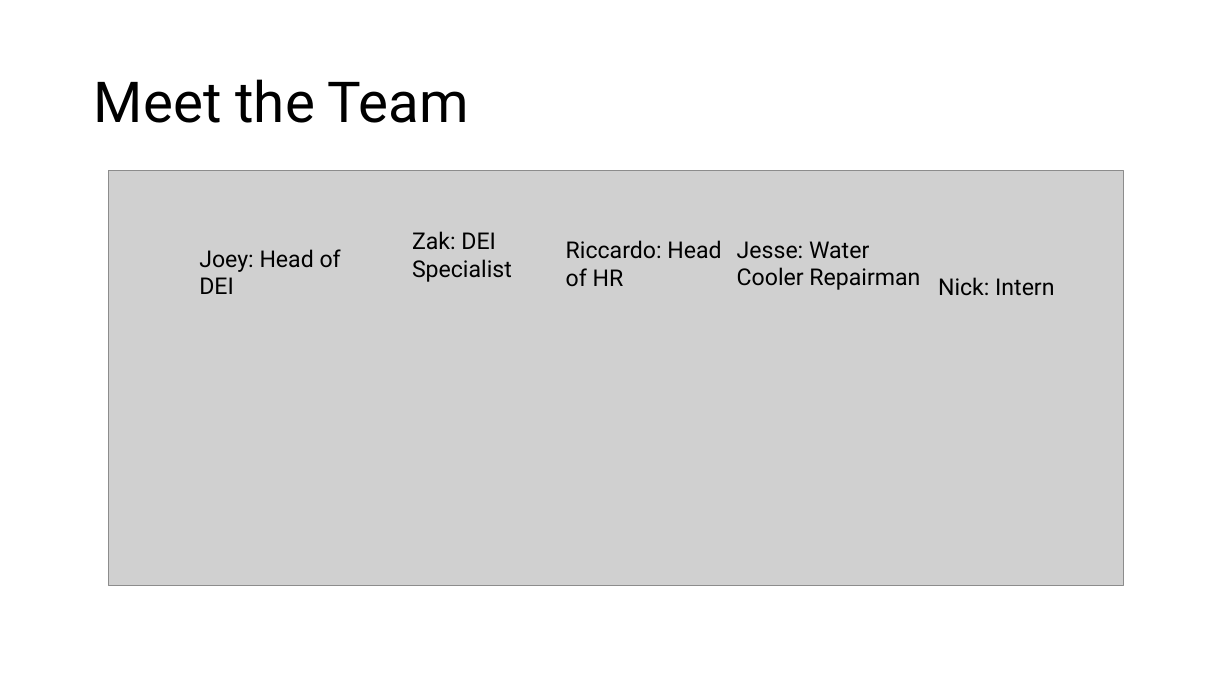
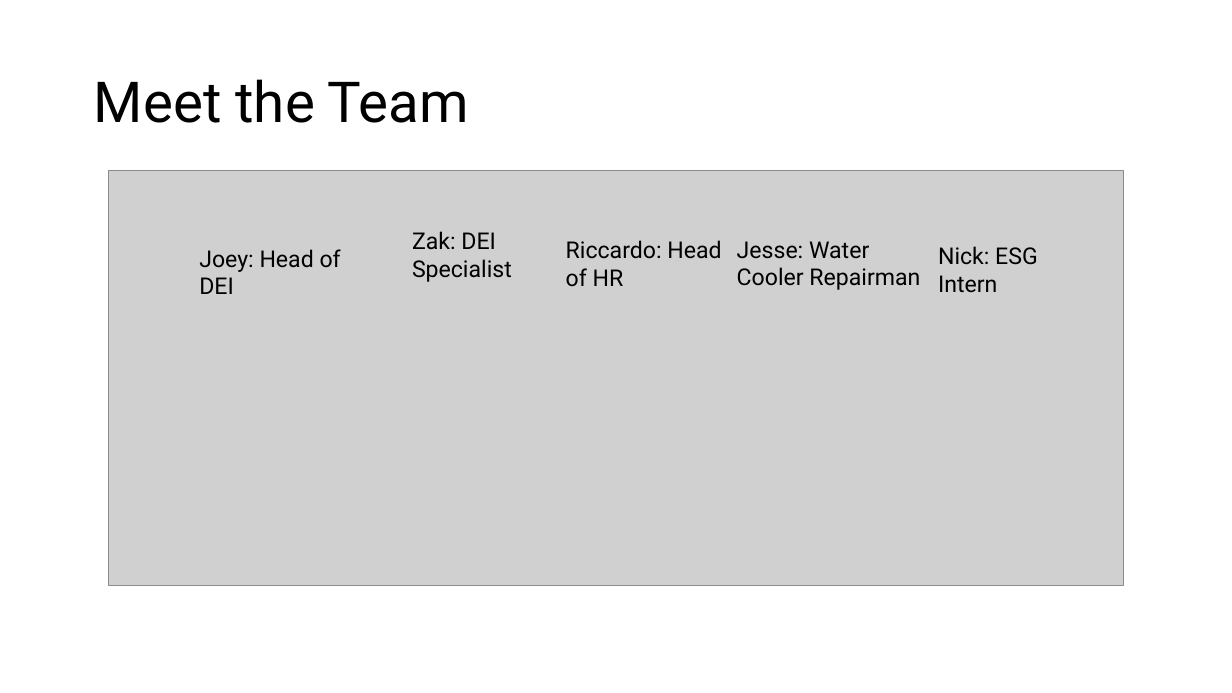
Before and after one commit to nicklewis-16/applied_algo_final, a slide deck: slide 13 of project_presentation final.pptx. Drawn at 1232x693 pixels with LibreOffice and Linux fonts; fonts in the diff are those of the drawing; grey boxes stand for pictures. Boxes give left, top, right and bottom in pixels: in the first picture for what was removed or moved away, otherwise in the second. Text is boxed around its words. In the diff, an @@ line names an element or a change of style, - is before the commit and + after.

```diff
--- a/project_presentation final.pptx
+++ b/project_presentation final.pptx
@@ text at <box>938,246,1038,292</box>: text changed @@
-Nick: Intern
+Nick: ESG Intern
```
Also in this commit, not shown: 1 other file.
